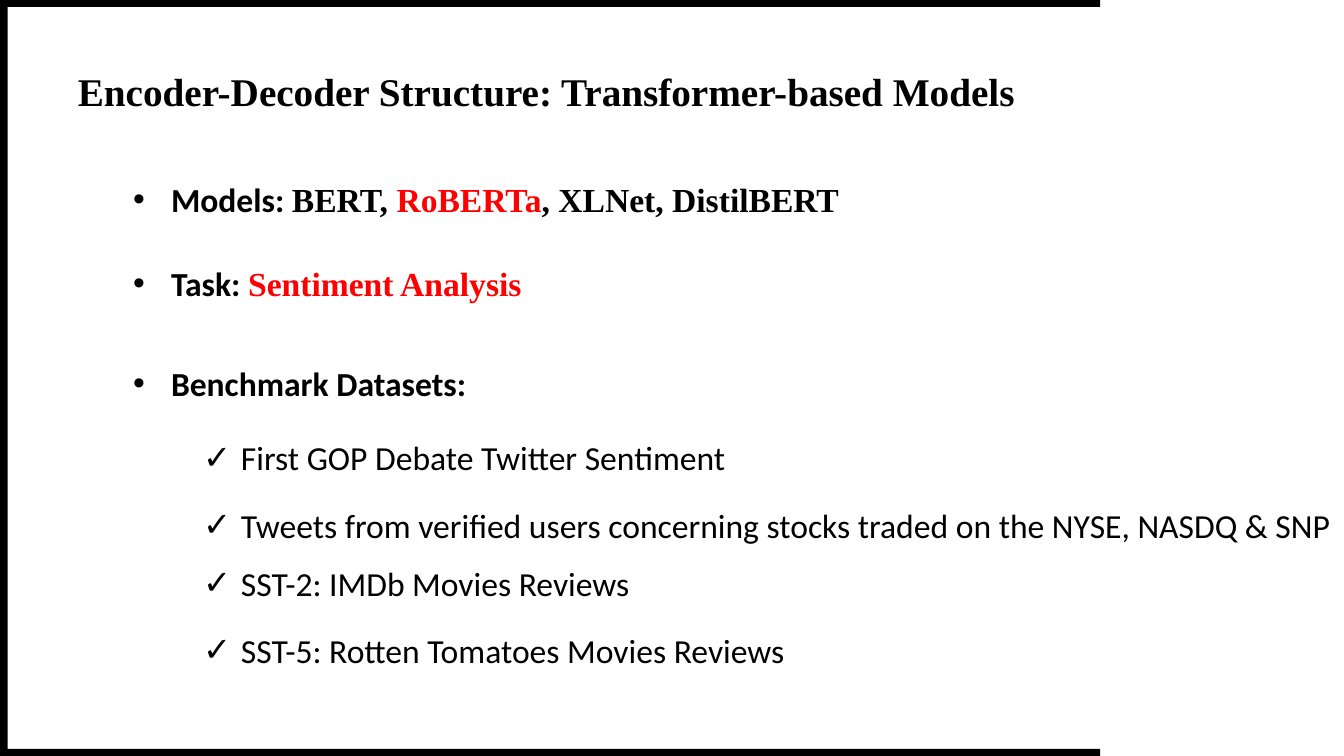
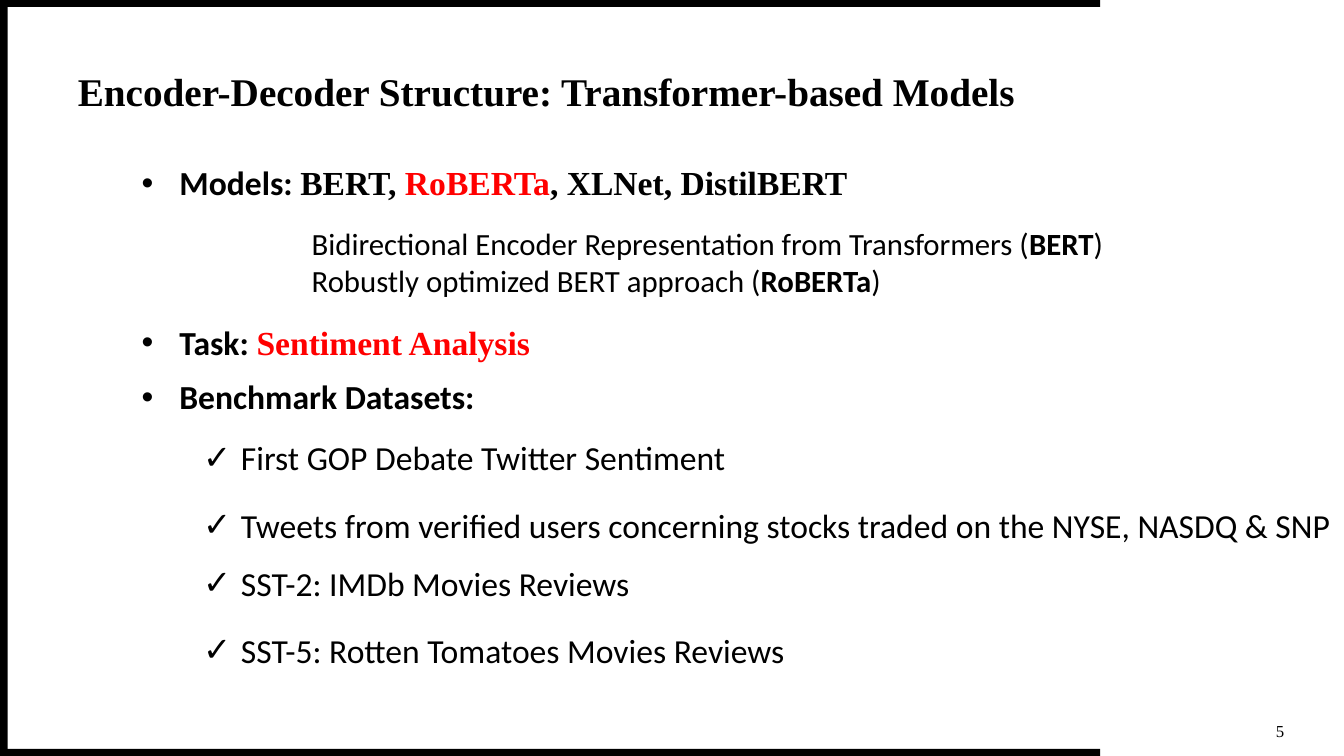
Before and after one commit to theQuert/inlpfun, a slide deck: slide 6 of Lab/REP.pptx. Drawn at 1344x756 pixels with LibreOffice and Linux fonts; fonts in the diff are those of the drawing. Boxes give left, top, right and bottom in pixels: in the first picture for what was removed or moved away, otherwise in the second. Text is boxed around its words. In the diff, an @@ line names an element or a change of style, - is before the commit and + after.

```diff
--- a/Lab/REP.pptx
+++ b/Lab/REP.pptx
@@ text "Models: BERT, RoBERTa, XLNet, DistilBERT": place and size @@
-text "Models: BERT, RoBERTa, XLNet, DistilBERT" at bbox=[171, 188, 839, 217]
+text "Models: BERT, RoBERTa, XLNet, DistilBERT" at bbox=[179, 171, 848, 200]
@@ text added at bbox=[312, 232, 1103, 297], 22 pt, text #000000 @@
+Bidirectional Encoder Representation from Transformers (BERT)
+Robustly optimized BERT approach (RoBERTa)
@@ text "Task: Sentiment Analysis": place and size @@
-text "Task: Sentiment Analysis" at bbox=[171, 272, 521, 303]
+text "Task: Sentiment Analysis" at bbox=[179, 331, 530, 362]
@@ text "Benchmark Datasets:": place and size @@
-text "Benchmark Datasets:" at bbox=[171, 372, 466, 397]
+text "Benchmark Datasets:" at bbox=[179, 385, 475, 410]
@@ text added at bbox=[1276, 726, 1284, 737], 12 pt, text #000000 @@
+5
```
Also in this commit, not shown: 16 other slides changed, 2 other files.
